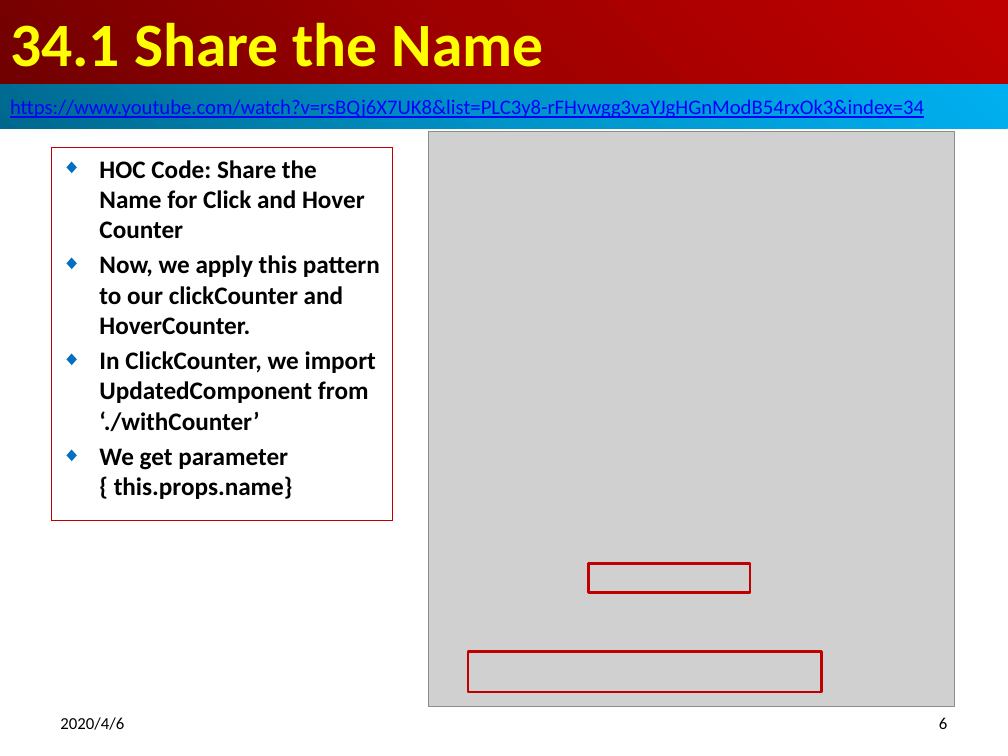
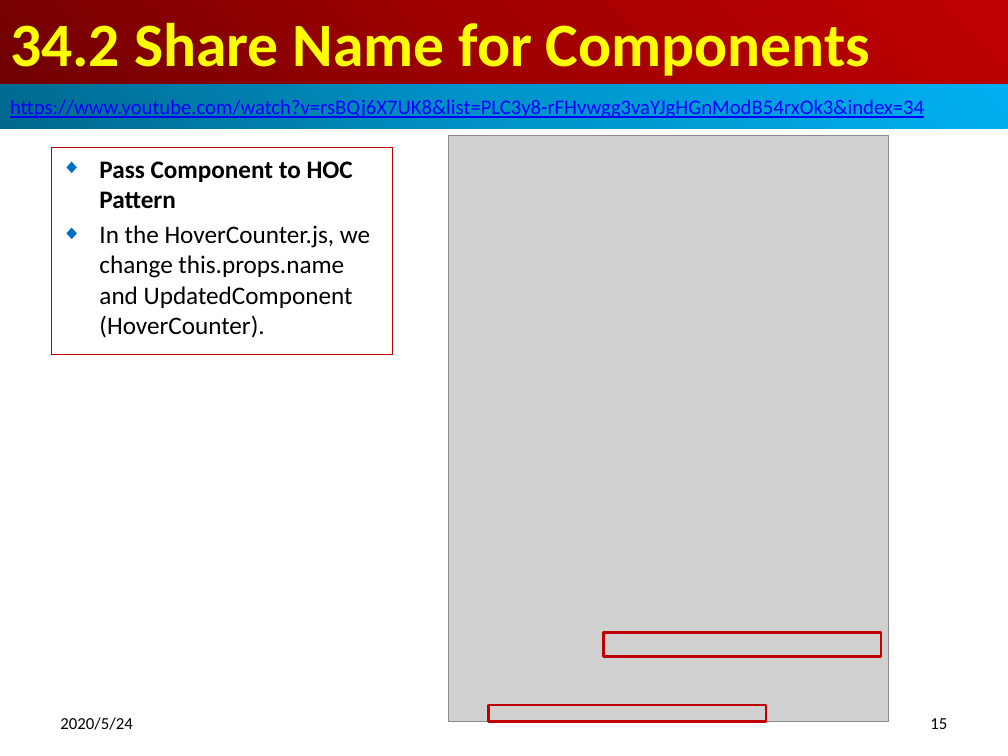
Before and after one commit to peterhchen/800-React-Hook, a slide deck: slide 15 of 34_HOC2.pptx (slide 6 before the commit). Drawn at 1008x756 pixels with LibreOffice and Linux fonts; fonts in the diff are those of the drawing; grey boxes stand for pictures. Boxes give left, top, right and bottom in pixels: in the first picture for what was removed or moved away, otherwise in the second. Text is boxed around its words. In the diff, an @@ line names an element or a change of style, - is before the commit and + after.

```diff
--- a/34_HOC2.pptx
+++ b/34_HOC2.pptx
@@ title at bbox=[10, 22, 870, 76]: text changed @@
-34.1 Share the Name
+34.2 Share Name for Components
@@ subtitle "Pass Component to HOC Pattern": place and size @@
-subtitle "Pass Component to HOC Pattern" at bbox=[51, 148, 393, 521]
+subtitle "Pass Component to HOC Pattern" at bbox=[51, 148, 393, 355]
@@ picture: place and size @@
-picture at bbox=[428, 132, 955, 708]
+picture at bbox=[449, 135, 888, 722]
@@ subtitle at bbox=[99, 161, 370, 338]: text changed; bold off @@
-◆ HOC Code: Share the Name for Click and Hover Counter
-◆ Now, we apply this pattern to our clickCounter and HoverCounter.
-◆ In ClickCounter, we import UpdatedComponent from ‘./withCounter’
-◆ We get parameter { this.props.name}
+◆ Pass Component to HOC Pattern
+◆ In the HoverCounter.js, we change this.props.name and UpdatedComponent (HoverCounter).
@@ rectangle: place and size @@
-rectangle at bbox=[589, 563, 751, 593]
+rectangle at bbox=[603, 633, 881, 657]
@@ text at bbox=[60, 717, 132, 730]: text changed @@
-2020/4/6
+2020/5/24
@@ rectangle: place and size @@
-rectangle at bbox=[468, 651, 822, 691]
+rectangle at bbox=[488, 705, 766, 722]
@@ page number at bbox=[930, 718, 947, 729]: text changed @@
-6
+15
```
Also in this commit, not shown: 18 other slides changed, 15 slides added.
